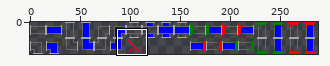
File history of a pixel-art file, resources/gfx/bg_pipe_parts.aseprite. The picture above shows the old version from afar; the outline marks the close-up.
Close-up. The starting point:
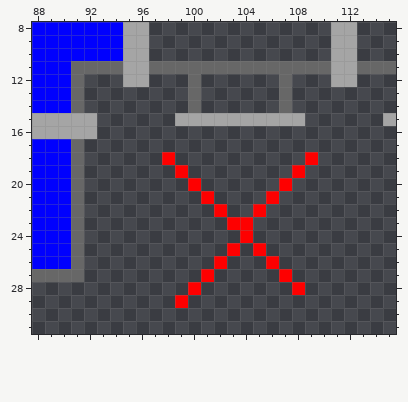
288x32 pixels, 1 frame. Shown: x 88..115, y 8..31.
After:
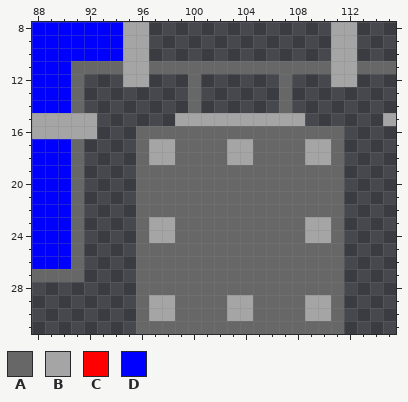
Palette (. is transparent): A #676767  B #a5a5a5  C #fe0000  D #0000fe
Change:
Colour A now appears in row 16 at x 96 to 111; in rows 17 to 18 at x 96, 99 to 102, 105 to 108 and 111; in row 19 at x 96 to 98, 100 to 107 and 109 to 111; in row 20 at x 96 to 99, 101 to 106 and 108 to 111; in row 21 at x 96 to 100, 102 to 105 and 107 to 111; in row 22 at x 96 to 101, 103 to 104 and 106 to 111.
Colour A now appears in row 23 at x 96, 99 to 102, 105 to 108 and 111; in row 24 at x 96, 99 to 103, 105 to 108 and 111; in row 25 at x 96 to 102, 104 and 106 to 111; in row 26 at x 96 to 101, 103 to 105 and 107 to 111; in row 27 at x 96 to 100, 102 to 106 and 108 to 111; in row 28 at x 96 to 99, 101 to 107 and 109 to 111.
Colour A now appears in row 29 at x 96, 100 to 102, 105 to 108 and 111; in row 30 at x 96, 99 to 102, 105 to 108 and 111; in row 31 at x 96 to 111.
The author changed colour C to colour A in row 19 at x 99 and 108; in row 20 at x 100 and 107; in row 21 at x 101 and 106; in row 22 at x 102 and 105; in row 23 at x 103 to 104; in row 24 at x 104.
The author changed colour C to colour A in row 25 at x 103 and 105; in row 26 at x 102 and 106; in row 27 at x 101 and 107; in row 28 at x 100 and 108; in row 29 at x 99.
Colour B now appears in row 17 at x 97 to 98, 103 to 104 and 109 to 110; in row 18 at x 97, 103 to 104 and 110; in rows 23 to 24 at x 97 to 98 and 109 to 110; in rows 29 to 30 at x 97 to 98, 103 to 104 and 109 to 110.
The author changed colour C to colour B in row 18 at x 98 and 109.
